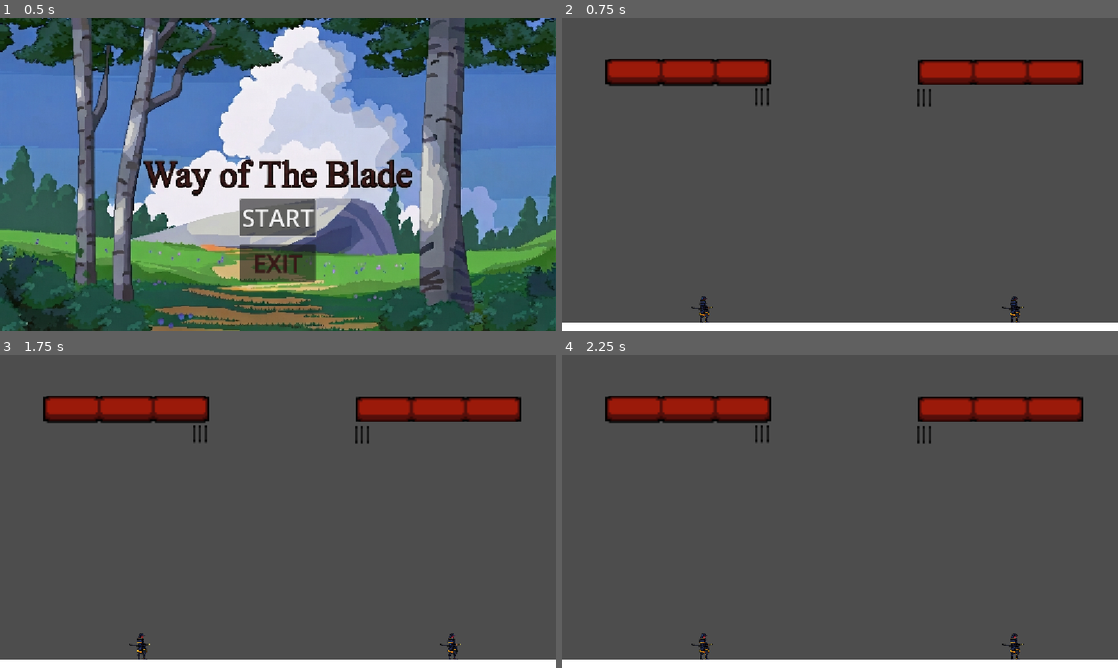
Above: before the commit, frames 1-4 (two rows, left to right).
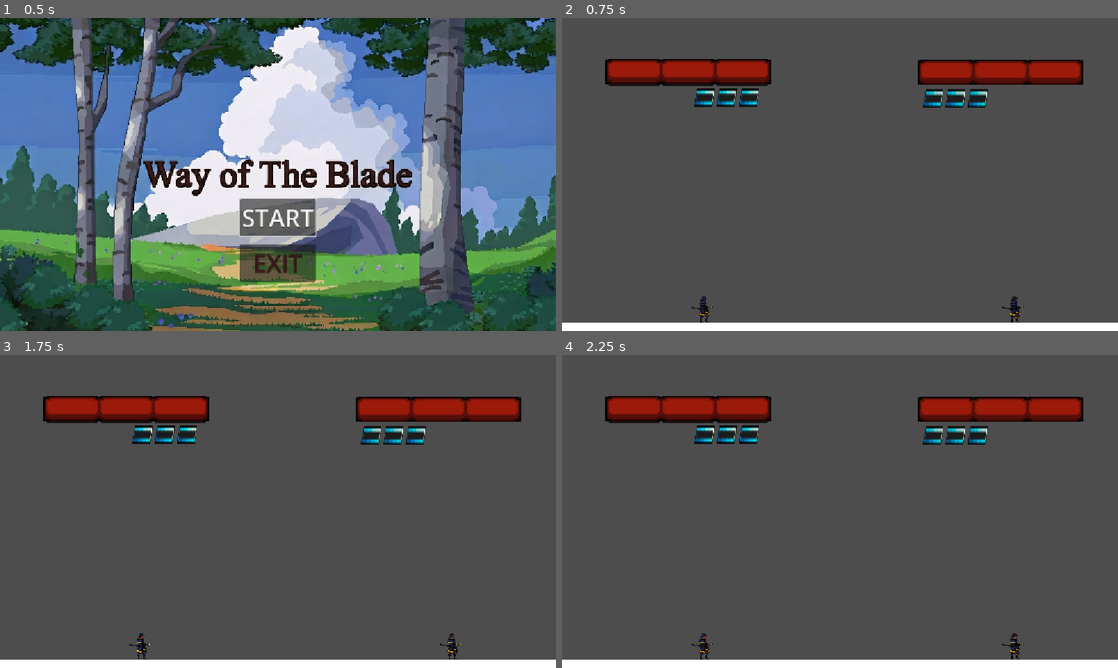
Above: after the commit, the same moments.

Repository: ianRHS/Way-of-the-blade-
Game: Godot game, scene res://Scenes/MainMenu.tscn
Two runs of this game, one before a commit and one after it. Both use one fixed random seed, a clock stepped at 60 frames per second and the inputs below.
Inputs:
- Up to frame 1 (0.5 s): no input
- Up to frame 2 (0.75 s): click "START" at 0.5 s
- Up to frame 3 (1.75 s): tap Enter at 1.25 s
- Up to frame 4 (2.25 s): tap Space at 2 s

Frame 1 is identical in both runs. In frame 2, 1.2% of the frame differs, in the area x 23-77%, y 22-29%; in frame 3, 1.2%; in frame 4, 1.2%.

Commit message:
Added Functional pause menu
implemented pause overlay with resume , restart, and main menu option

Diff:
--- a/Scenes/Main.tscn
+++ b/Scenes/Main.tscn
@@ -3,6 +3,7 @@
 [ext_resource type="PackedScene" uid="uid://dpgcpbiix8p14" path="res://Scenes/player.tscn" id="1_glv2v"]
 [ext_resource type="Script" uid="uid://dt6aru0gm20aq" path="res://Scripts/Camera.gd" id="3_kln2b"]
 [ext_resource type="PackedScene" uid="uid://binsmm51c3858" path="res://Scenes/hud.tscn" id="3_rgh2o"]
+[ext_resource type="PackedScene" uid="uid://b5x1nfrmc3t54" path="res://Scenes/pause_menu.tscn" id="4_rgh2o"]
 
 [sub_resource type="RectangleShape2D" id="RectangleShape2D_xnrmw"]
 size = Vector2(1152, 18)
@@ -49,3 +50,5 @@
 script = ExtResource("3_kln2b")
 
 [node name="HUD" parent="." unique_id=1926756454 instance=ExtResource("3_rgh2o")]
+
+[node name="PauseMenu" parent="HUD" unique_id=195141643 instance=ExtResource("4_rgh2o")]
--- a/Scenes/hud.tscn
+++ b/Scenes/hud.tscn
@@ -5,13 +5,13 @@
 [ext_resource type="Texture2D" uid="uid://y6htptr2m2ex" path="res://Assets/UI BARS/empty_bar.png" id="2_bjfho"]
 [ext_resource type="Texture2D" uid="uid://bnos4l4g24i4w" path="res://Assets/UI BARS/health_bar.png" id="3_6fbih"]
 
-[sub_resource type="AtlasTexture" id="AtlasTexture_8jye8"]
+[sub_resource type="AtlasTexture" id="AtlasTexture_6fbih"]
 atlas = ExtResource("2_6fbih")
-region = Rect2(43.928947, 209.83455, 9.216583, 11.2894745)
+region = Rect2(2.8960252, 20.85099, 42.245125, 7.234251)
 
-[sub_resource type="AtlasTexture" id="AtlasTexture_43w4t"]
+[sub_resource type="AtlasTexture" id="AtlasTexture_t1xeu"]
 atlas = ExtResource("2_6fbih")
-region = Rect2(12.299725, 211.80289, 8.618114, 9.425629)
+region = Rect2(194.70215, 20.845924, 42.566208, 7.241955)
 
 [sub_resource type="AtlasTexture" id="AtlasTexture_pbw6q"]
 atlas = ExtResource("2_bjfho")
@@ -31,8 +31,8 @@
 
 [node name="HUD" type="CanvasLayer" unique_id=1926756454]
 script = ExtResource("1_37p78")
-filled_dot_texture = SubResource("AtlasTexture_8jye8")
-empty_dot_texture = SubResource("AtlasTexture_43w4t")
+filled_dot_texture = SubResource("AtlasTexture_6fbih")
+empty_dot_texture = SubResource("AtlasTexture_t1xeu")
 
 [node name="VictoryPanel" type="PanelContainer" parent="." unique_id=1397725074]
 visible = false
@@ -94,10 +94,11 @@
 texture_progress = SubResource("AtlasTexture_rgh2o")
 
 [node name="P1RoundIcons" type="HBoxContainer" parent="." unique_id=590704614]
-offset_left = 398.0
+offset_left = 179.0
 offset_top = 144.0
-offset_right = 505.0
+offset_right = 408.0
 offset_bottom = 184.0
+alignment = 2
 
 [node name="Dot1" type="TextureRect" parent="P1RoundIcons" unique_id=2102490941]
 layout_mode = 2
@@ -109,9 +110,9 @@
 layout_mode = 2
 
 [node name="P2RoundIcons" type="HBoxContainer" parent="." unique_id=14448837]
-offset_left = 734.0
+offset_left = 748.0
 offset_top = 146.0
-offset_right = 840.0
+offset_right = 980.0
 offset_bottom = 186.0
 
 [node name="Dot1" type="TextureRect" parent="P2RoundIcons" unique_id=1431527406]
--- /dev/null
+++ b/Scenes/pause_menu.tscn
@@ -0,0 +1,48 @@
+[gd_scene format=3 uid="uid://b5x1nfrmc3t54"]
+
+[ext_resource type="Script" uid="uid://ckavf866hjsw0" path="res://Scripts/pause_menu.gd" id="1_emv3i"]
+
+[node name="PauseMenu" type="Control" unique_id=195141643]
+process_mode = 3
+layout_mode = 3
+anchors_preset = 15
+anchor_right = 1.0
+anchor_bottom = 1.0
+grow_horizontal = 2
+grow_vertical = 2
+script = ExtResource("1_emv3i")
+
+[node name="ColorRect" type="ColorRect" parent="." unique_id=1139782686]
+layout_mode = 1
+anchors_preset = 15
+anchor_right = 1.0
+anchor_bottom = 1.0
+grow_horizontal = 2
+grow_vertical = 2
+color = Color(0.18000486, 0.18000486, 0.18000486, 1)
+
+[node name="VBoxContainer" type="VBoxContainer" parent="." unique_id=843995244]
+layout_mode = 1
+anchors_preset = 8
+anchor_left = 0.5
+anchor_top = 0.5
+anchor_right = 0.5
+anchor_bottom = 0.5
+offset_left = -52.0
+offset_top = -50.5
+offset_right = 52.0
+offset_bottom = 50.5
+grow_horizontal = 2
+grow_vertical = 2
+
+[node name="ResumeButton" type="Button" parent="VBoxContainer" unique_id=1100704848]
+layout_mode = 2
+text = "RESUME"
+
+[node name="RestartButton" type="Button" parent="VBoxContainer" unique_id=351203604]
+layout_mode = 2
+text = "RESTART"
+
+[node name="MainMenuButton" type="Button" parent="VBoxContainer" unique_id=1500365433]
+layout_mode = 2
+text = "MAIN MENU"
--- a/Scenes/player.tscn
+++ b/Scenes/player.tscn
@@ -196,7 +196,7 @@
 "duration": 1.0,
 "texture": SubResource("AtlasTexture_vfarp")
 }],
-"loop": 1,
+"loop": true,
 "name": &"Idle",
 "speed": 10.0
 }, {
@@ -210,7 +210,7 @@
 "duration": 1.0,
 "texture": SubResource("AtlasTexture_yh6i2")
 }],
-"loop": 1,
+"loop": true,
 "name": &"Stagger",
 "speed": 10.0
 }, {
@@ -242,7 +242,7 @@
 "duration": 1.0,
 "texture": SubResource("AtlasTexture_7ldla")
 }],
-"loop": 1,
+"loop": true,
 "name": &"Walk",
 "speed": 10.0
 }, {
@@ -259,7 +259,7 @@
 "duration": 1.0,
 "texture": SubResource("AtlasTexture_fd4e3")
 }],
-"loop": 0,
+"loop": false,
 "name": &"attack_1",
 "speed": 10.0
 }, {
@@ -279,7 +279,7 @@
 "duration": 1.0,
 "texture": SubResource("AtlasTexture_olqyp")
 }],
-"loop": 0,
+"loop": false,
 "name": &"attack_2",
 "speed": 12.0
 }, {
@@ -296,7 +296,7 @@
 "duration": 1.0,
 "texture": SubResource("AtlasTexture_p1odr")
 }],
-"loop": 0,
+"loop": false,
 "name": &"attack_3",
 "speed": 10.0
 }, {
@@ -319,7 +319,7 @@
 "duration": 1.0,
 "texture": SubResource("AtlasTexture_3vlem")
 }],
-"loop": 0,
+"loop": false,
 "name": &"death",
 "speed": 10.0
 }, {
@@ -330,7 +330,7 @@
 "duration": 1.0,
 "texture": SubResource("AtlasTexture_nmr2m")
 }],
-"loop": 0,
+"loop": false,
 "name": &"guard",
 "speed": 10.0
 }]
@@ -354,6 +354,7 @@
 [node name="Pivot" type="Node2D" parent="." unique_id=1922331350]
 
 [node name="Hitbox" type="Area2D" parent="Pivot" unique_id=691388960]
+visible = false
 collision_layer = 2
 
 [node name="HitBoxShape" type="CollisionShape2D" parent="Pivot/Hitbox" unique_id=1694097430]
--- /dev/null
+++ b/Scripts/pause_menu.gd
@@ -0,0 +1,32 @@
+extends Control
+
+@onready var resume_button: Button = $VBoxContainer/ResumeButton
+@onready var restart_button: Button = $VBoxContainer/RestartButton
+@onready var main_menu_button: Button = $VBoxContainer/MainMenuButton
+
+func _ready() -> void:
+	visible = false
+	resume_button.pressed.connect(_on_resume_pressed)
+	restart_button.pressed.connect(_on_restart_pressed)
+	main_menu_button.pressed.connect(_on_main_menu_pressed)
+
+func _unhandled_input(event: InputEvent) -> void:
+	if event.is_action_pressed("ui_cancel"): # Escape Key
+		visible = not visible
+		get_tree().paused = visible
+		if visible:
+			resume_button.grab_focus()
+
+func _on_resume_pressed() -> void:
+	visible = false
+	get_tree().paused = false
+
+func _on_restart_pressed() -> void:
+	get_tree().paused = false
+	Global.reset_match()
+	get_tree().reload_current_scene()
+
+func _on_main_menu_pressed() -> void:
+	get_tree().paused = false
+	Global.reset_match()
+	get_tree().change_scene_to_file("res://Scenes/MainMenu.tscn")
--- a/project.godot
+++ b/project.godot
@@ -12,7 +12,7 @@
 
 config/name="Samurai 1v1 fighting game"
 run/main_scene="uid://c8j1tyw7fjtyn"
-config/features=PackedStringArray("4.7", "GL Compatibility")
+config/features=PackedStringArray("4.6", "GL Compatibility")
 
 [autoload]
 
Not shown, added: Scripts/pause_menu.gd.uid
